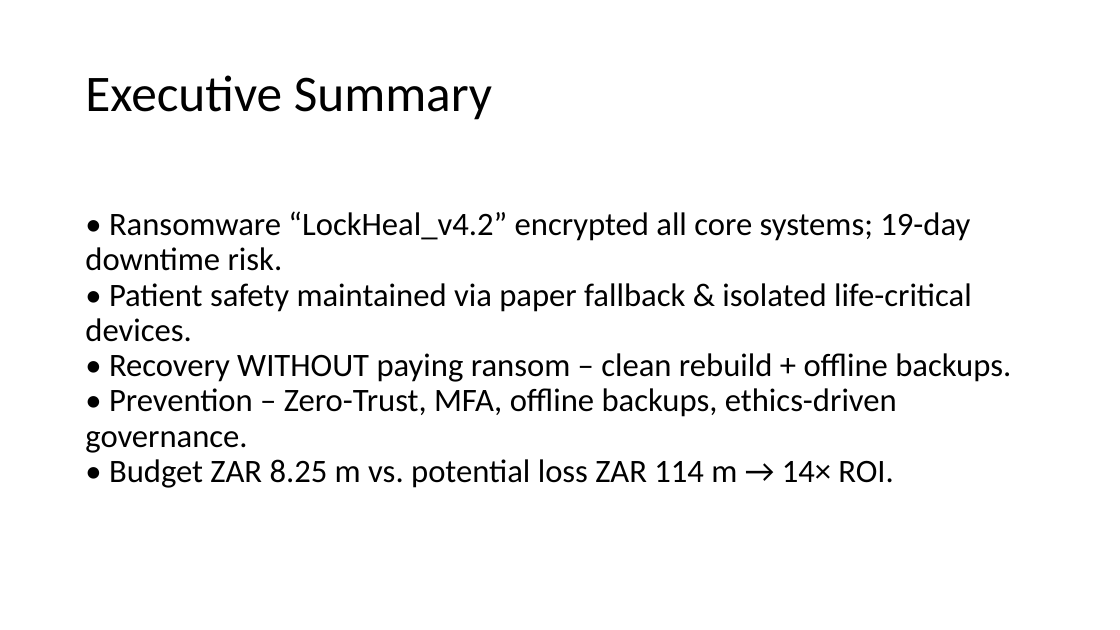
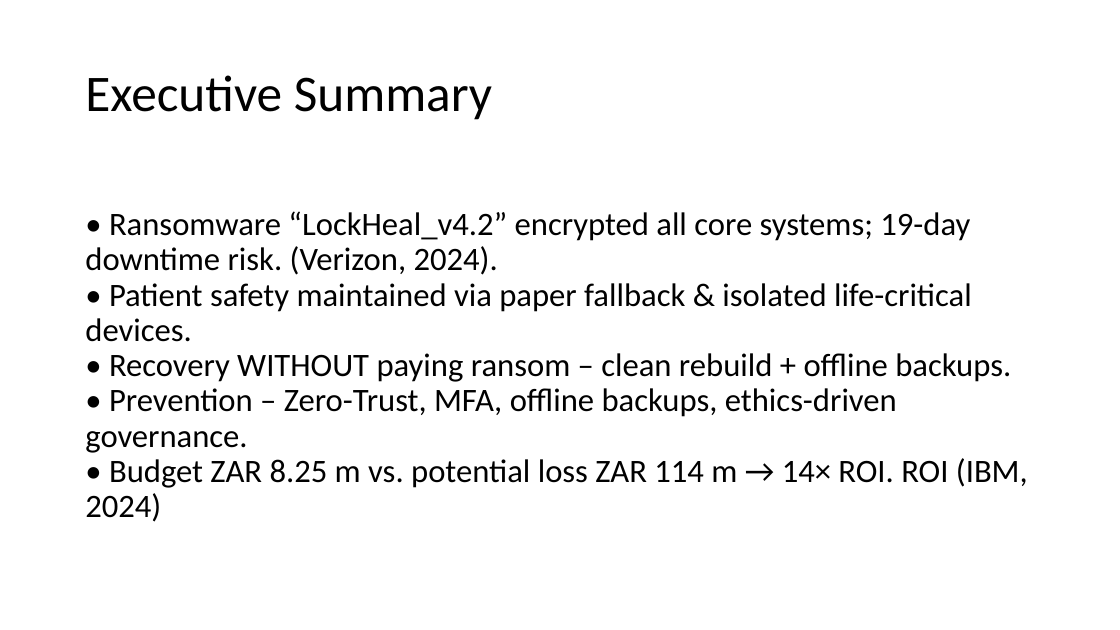
Before and after one commit to lebohangrantsane5-wq/coffee-ordering-prototype, a slide deck: slide 2 of Presentation1 ransomeware crisis.pptx. Drawn at 1120x630 pixels with LibreOffice and Linux fonts; fonts in the diff are those of the drawing. Boxes give left, top, right and bottom in pixels: in the first picture for what was removed or moved away, otherwise in the second. Text is boxed around its words. In the diff, an @@ line names an element or a change of style, - is before the commit and + after.

```diff
--- a/Presentation1 ransomeware crisis.pptx
+++ b/Presentation1 ransomeware crisis.pptx
@@ text at <box>85,211,1028,522</box>: text changed @@
-• Ransomware “LockHeal_v4.2” encrypted all core systems; 19-day downtime risk.
-• Patient safety maintained via paper fallback & isolated life-critical devices.
-• Recovery WITHOUT paying ransom – clean rebuild + offline backups.
-• Prevention – Zero-Trust, MFA, offline backups, ethics-driven governance.
-• Budget ZAR 8.25 m vs. potential loss ZAR 114 m → 14× ROI.
+• Ransomware “LockHeal_v4.2” encrypted all core systems; 19-day downtime risk. (Verizon, 2024).
+• Patient safety maintained via paper fallback & isolated life-critical devices.
+• Recovery WITHOUT paying ransom – clean rebuild + offline backups.
+• Prevention – Zero-Trust, MFA, offline backups, ethics-driven governance.
+• Budget ZAR 8.25 m vs. potential loss ZAR 114 m → 14× ROI. ROI (IBM, 2024)
```
Also in this commit, not shown: 4 other slides changed, 1 slide added.
